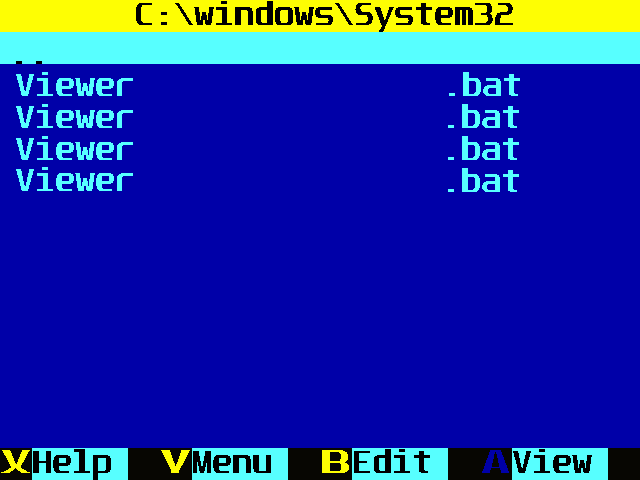
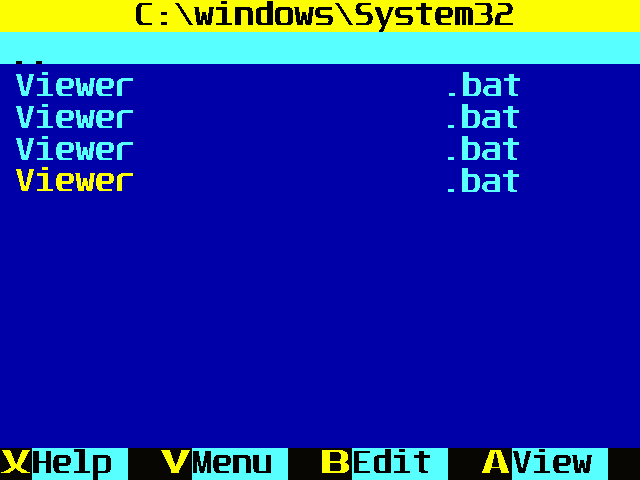
Revision of a layered 640x480 image; what changed, layer by layer:
painted on "A" over [482, 450, 509, 473]
renamed "Viewer copy 3" to "Viewer", painted on it over [16, 167, 133, 191]
